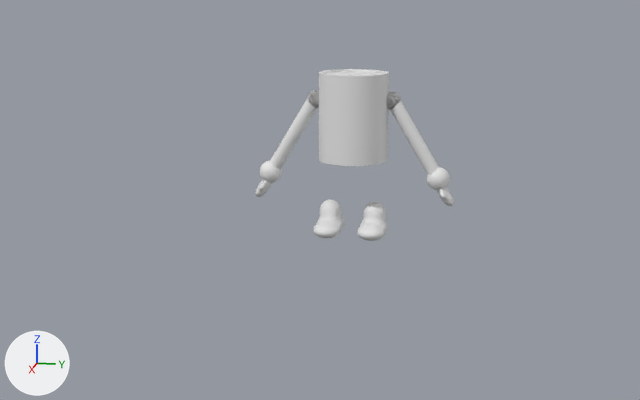
An edit to the Blender file Assets/Assets/Kyle2.blend, drawn before and after from the same camera.
Before and after are seen from a 50 mm lens placed at (25.13, 4.04, 7.19), pointed at (0.5, -0.88, 1.03). Arrows for +X, +Y and +Z are at lower left; the lights stay in place.

In view in the first picture: 'BodyMesh', 'LeftArmMesh', 'LeftFootMesh', 'LeftHandMesh', 'LeftShoulderMesh', 'LeftWristMesh', 'RightArmMesh', 'RightFootMesh', 'RightHandMesh', 'RightShoulderMesh', 'RightWristMesh'.
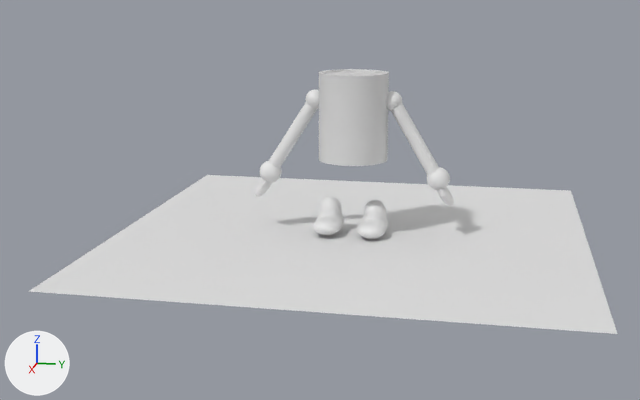
What changed in the scene script:
```text
Change me_sphere_002:
    used by ob_rightshouldermesh; location = (0.0, 0.0, 4.25)
    remove me_sphere_002.from_pydata(...)  # 932 vertices, 1024 faces; spans x -0.262..0.262, y -1.357..-0.834, z -0.606..-0.083
    add me_sphere_002.from_pydata(...)  # 482 vertices, 512 faces; spans x -0.283..0.283, y -1.402..-0.835, z -1.688..-1.121
    me_sphere_002 part 3: 932 vertices removed from x -0.262..0.262, y -1.357..-0.834, z -0.606..-0.083
    me_sphere_002 part 4: 482 vertices added at x -0.283..0.283, y -1.402..-0.835, z -1.688..-1.121, forming a UV sphere (32 segments, 16 rings, poles along z)
Change me_mball_003:
    used by ob_righthandmesh; location = (0.03, -2.69, 1.24); rotation_euler = (-2.213, 0.617, 1.536), in degrees (-127, 35, 88); scale = (-0.128, -0.216, -0.216)
    remove me_mball_003.from_pydata(...)  # 272 vertices, 337 faces; spans x -1.26..1.22, y -1.54..1.74, z -1.64..2.0
    add me_mball_003.from_pydata(...)  # 914 vertices, 979 faces; spans x -3.47..1.85, y -1.54..12.05, z -1.64..9.44
    me_mball_003 part 1: a new loose piece of 482 vertices spanning x -3.29..1.85, y 0.39..3.44, z -0.25..2.8
    me_mball_003 part 2: a new loose piece of 160 vertices spanning x -3.47..0.55, y 1.87..12.05, z 0.95..9.44
Add me_plane:
    me_plane.from_pydata([(-1.0, -1.0, 0.0), (1.0, -1.0, 0.0), (-1.0, 1.0, 0.0), (1.0, 1.0, 0.0)], [], [(0, 1, 3, 2)])
Remove ob_leftwristmesh:
    ob_leftwristmesh = bpy.data.objects.new('LeftWristMesh', me_sphere)
    ob_leftwristmesh.location = (0.0, 2.48, 1.7)
    ob_leftwristmesh.rotation_euler = (-1.016, 0.0, 0.0)  # degrees (-58, 0, 0)
Change ob_leftarmmesh:
    ob_leftarmmesh.location: (0.0, 1.64, 3.07) -> (0.0, 1.9, 2.64)
    ob_leftarmmesh.scale: (-0.197, -0.197, -0.197) -> (0.214, 0.197, 0.197)
Change ob_rightshouldermesh:
    ob_rightshouldermesh.location: (0.0, 0.0, 4.25) -> (0.0, 0.0, 5.3)
Remove ob_leftshouldermesh:
    ob_leftshouldermesh = bpy.data.objects.new('LeftShoulderMesh', me_sphere_003)
    ob_leftshouldermesh.location = (0.0, 0.0, 4.25)
Remove ob_lefthandmesh:
    ob_lefthandmesh = bpy.data.objects.new('LeftHandMesh', me_mball_002)
    ob_lefthandmesh.location = (0.03, 2.69, 1.24)
    ob_lefthandmesh.rotation_euler = (0.928, -0.617, 1.605)  # degrees (53, -35, 92)
    ob_lefthandmesh.scale = (0.128, 0.216, 0.216)
Remove ob_rightwristmesh:
    ob_rightwristmesh = bpy.data.objects.new('RightWristMesh', me_sphere_004)
    ob_rightwristmesh.location = (0.0, -2.48, 1.7)
    ob_rightwristmesh.rotation_euler = (-1.016, -3.142, 0.0)  # degrees (-58, -180, 0)
    ob_rightwristmesh.scale = (-1.0, -1.0, -1.0)
Remove ob_rightarmmesh:
    ob_rightarmmesh = bpy.data.objects.new('RightArmMesh', me_cylinder_004)
    ob_rightarmmesh.location = (0.0, -1.64, 3.07)
    ob_rightarmmesh.rotation_euler = (-1.016, -3.142, 0.0)  # degrees (-58, -180, 0)
    ob_rightarmmesh.scale = (0.197, 0.197, 0.197)
Change ob_righthandmesh:
    ob_righthandmesh.rotation_euler: (-2.213, 0.617, 1.536) -> (0.928, 0.617, 1.605)  # degrees (-127, 35, 88) -> degrees (53, 35, 92)
    ob_righthandmesh.scale: (-0.128, -0.216, -0.216) -> (0.128, 0.216, 0.216)
Change ob_rightfootmesh:
    ob_rightfootmesh.location: (0.33, -0.65, 0.18) -> (0.33, -0.65, 0.28)
Change ob_leftfootmesh:
    ob_leftfootmesh.location: (0.33, 0.65, 0.18) -> (0.33, 0.65, 0.24)
Add ob_plane:
    ob_plane = bpy.data.objects.new('Plane', me_plane)
    ob_plane.location = (0.0, 0.0, 0.0)
    ob_plane.scale = (6.75, 6.75, 6.75)
```

Where the change shows, as pixel boxes [x1, y1, x2, y2] in the pictures (640 x 400 px):
'Plane', added
    after: [29, 175, 617, 334]
'LeftArmMesh', moved, rescaled
    before: [391, 100, 439, 175]
    after: [386, 91, 454, 206]
'RightHandMesh', reshaped, turned, rescaled
    before: [255, 180, 272, 197]
    after: [255, 102, 317, 197]
'RightFootMesh', moved
    before: [313, 199, 344, 238]
    after: [313, 196, 344, 235]
'RightArmMesh', deleted
    before: [270, 99, 317, 169]
'LeftFootMesh', moved
    before: [357, 202, 388, 241]
    after: [357, 200, 388, 239]
'LeftWristMesh', deleted
    before: [427, 167, 450, 190]
'RightWristMesh', deleted
    before: [259, 161, 282, 183]
'RightShoulderMesh', reshaped, moved (8% wider, 11% taller)
    before: [307, 90, 319, 108]
    after: [306, 89, 319, 109]
'LeftHandMesh', deleted
    before: [437, 187, 454, 206]
'LeftShoulderMesh', deleted
    before: [386, 92, 401, 110]
part 1 of me_mball_003, added
    after: [259, 161, 282, 183]
part 2 of me_mball_003, added
    after: [268, 102, 317, 168]
part 3 of me_sphere_002, deleted
    before: [307, 90, 319, 108]
part 4 of me_sphere_002, added
    after: [306, 89, 319, 109]
